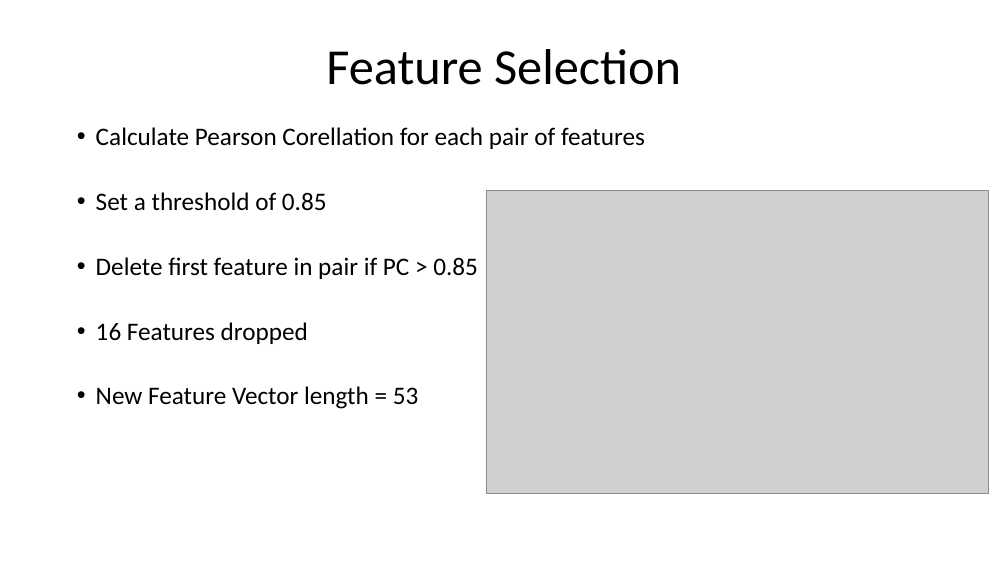
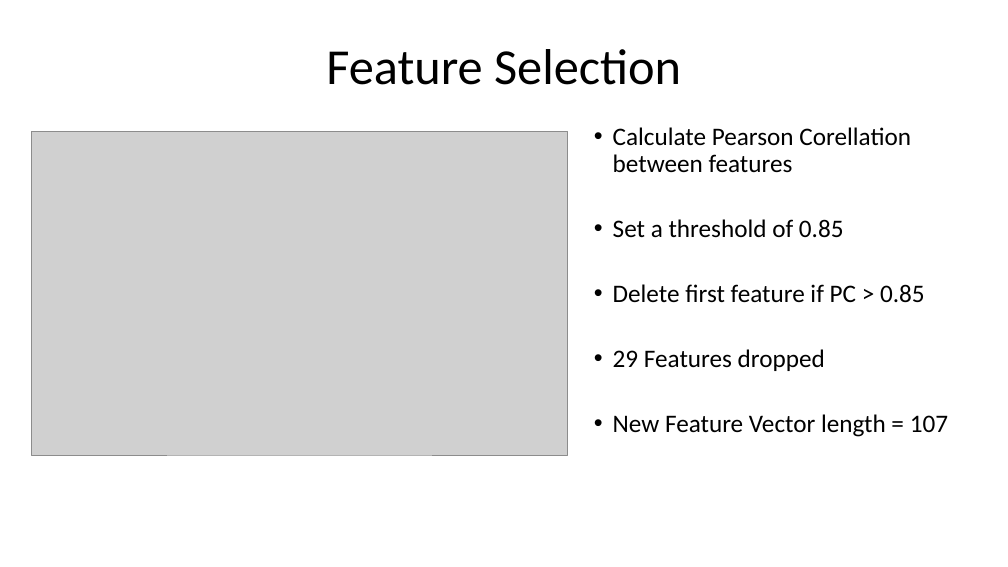
Before and after one commit to johnsaveus/Prog_Metal_Classification, a slide deck: slide 5 of Report.odp. Drawn at 1008x567 pixels with LibreOffice and Linux fonts; fonts in the diff are those of the drawing; grey boxes stand for pictures. Boxes give left, top, right and bottom in pixels: in the first picture for what was removed or moved away, otherwise in the second. Text is boxed around its words. In the diff, an @@ line names an element or a change of style, - is before the commit and + after.

```diff
--- a/Report.odp
+++ b/Report.odp
@@ text "Calculate Pearson Corellation between features" moved from (x1=96, y1=127, x2=645, y2=409) to (x1=613, y1=127, x2=948, y2=437) @@
@@ picture resized from (x1=486, y1=191, x2=988, y2=494) to (x1=32, y1=131, x2=568, y2=454) @@
@@ text at (x1=613, y1=127, x2=911, y2=173): text changed @@
-• Calculate Pearson Corellation for each pair of features
+• Calculate Pearson Corellation between features
@@ text at (x1=613, y1=284, x2=948, y2=437): text changed @@
-• Delete first feature in pair if PC > 0.85
-• 16 Features dropped
-• New Feature Vector length = 53
+• Delete first feature if PC > 0.85
+• 29 Features dropped
+• New Feature Vector length = 107
```
Also in this commit, not shown: 6 other slides changed, 2 slides added, 1 slide removed, 6 other files.
